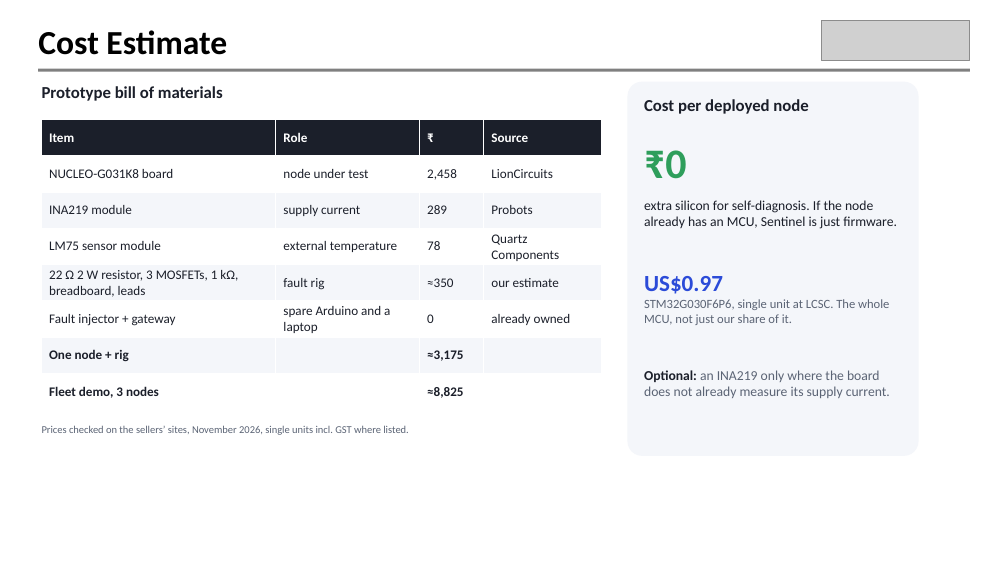
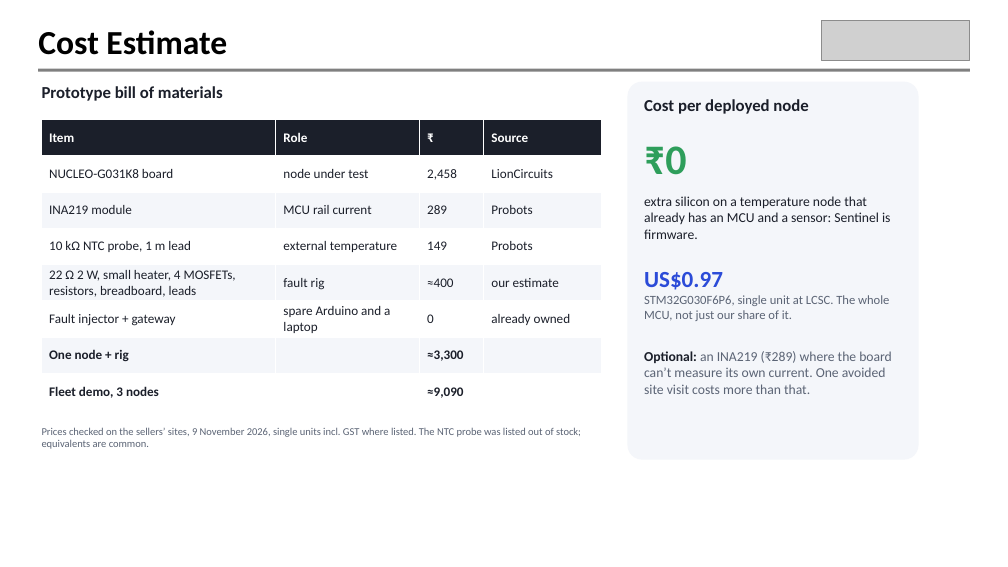
Before and after one commit to shriram-s7/sentinel-techgium, a slide deck: slide 11 of docs/22825_TG10_Presentation Round.pptx (slide 10 before the commit). Drawn at 1008x567 pixels with LibreOffice and Linux fonts; fonts in the diff are those of the drawing; grey boxes stand for pictures; background and template pictures are left out. Boxes give left, top, right and bottom in pixels: in the first picture for what was removed or moved away, otherwise in the second. Text is boxed around its words. In the diff, an @@ line names an element or a change of style, - is before the commit and + after.

```diff
--- a/docs/22825_TG10_Presentation Round.pptx
+++ b/docs/22825_TG10_Presentation Round.pptx
@@ rounded rectangle: place and size @@
-rounded rectangle at (628, 82, 919, 456)
+rounded rectangle at (628, 82, 919, 460)
@@ table at (42, 119, 601, 410) @@
-row 3, column 2: supply current
+row 3, column 2: MCU rail current
-row 4: LM75 sensor module | external temperature | 78 | Quartz Components
+row 4: 10 kΩ NTC probe, 1 m lead | external temperature | 149 | Probots
-row 5, column 1: 22 Ω 2 W resistor, 3 MOSFETs, 1 kΩ, breadboard, leads
+row 5, column 1: 22 Ω 2 W, small heater, 4 MOSFETs, resistors, breadboard, leads
-row 5, column 3: ≈350
+row 5, column 3: ≈400
-row 7, column 3: ≈3,175
+row 7, column 3: ≈3,300
-row 8, column 3: ≈8,825
+row 8, column 3: ≈9,090
@@ text "₹0": place and size @@
-text "₹0" at (644, 150, 687, 179)
+text "₹0" at (644, 146, 687, 175)
@@ text at (644, 196, 890, 239): text changed @@
-extra silicon for self-diagnosis. If the node already has an MCU, Sentinel is just firmware.
+extra silicon on a temperature node that already has an MCU and a sensor: Sentinel is firmware.
@@ text "US$0.97": place and size @@
-text "US$0.97" at (644, 276, 889, 325)
+text "US$0.97" at (644, 272, 889, 321)
@@ text at (644, 351, 892, 394): text changed @@
-Optional: an INA219 only where the board does not already measure its supply current.
+Optional: an INA219 (₹289) where the board can’t measure its own current. One avoided site visit costs more than that.
@@ text at (42, 427, 581, 449): text changed @@
-Prices checked on the sellers’ sites, November 2026, single units incl. GST where listed.
+Prices checked on the sellers’ sites, 9 November 2026, single units incl. GST where listed. The NTC probe was listed out of stock; equivalents are common.
```
Also in this commit, not shown: 10 other slides changed, 1 slide added, 22 other files.
